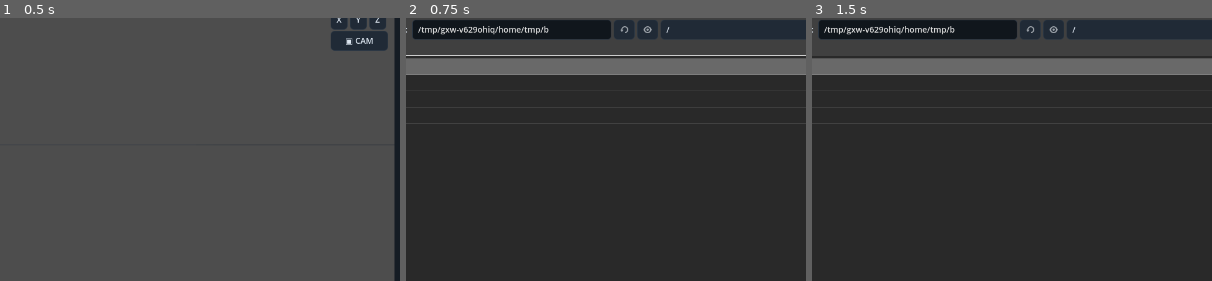
Above: before the commit, frames 1-3 (left to right).
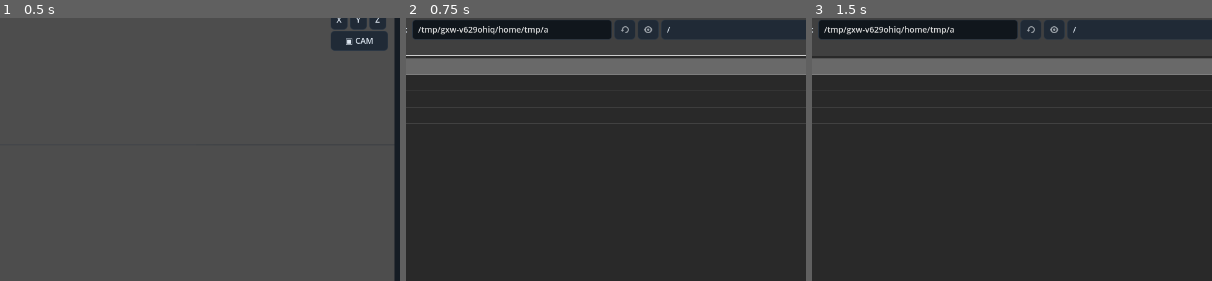
Above: after the commit, the same moments.

Repository: Onnevan/Kabuki
Game: Godot game, scene res://editor/main.tscn
Same seed, same stepped clock (60 frames per second), same inputs: the game is played once before the commit and once after it.
Inputs (mouse positions are % of the whole screen's width and height, from its top left):
- Up to frame 1 (0.5 s): no input
- Up to frame 2 (0.75 s): click "＋ IMPORT" at 0.5 s
- Up to frame 3 (1.5 s): click (37, 77) at 1.27 s; type "12" at 1.35 s
The pictures show only the part of the screen within x 27-77%, y 16-65%; the shares and areas given below are measured in that part.

Frame 1 is identical in both runs. In frame 2, less than 0.1% of the frame differs, in the area x 34-66%, y 3-6%; in frame 3, less than 0.1%.

Commit message:
Wire painter presets smudge and lasso fill

Diff:
--- a/editor/main.gd
+++ b/editor/main.gd
@@ -720,12 +720,20 @@
 	%BitmapBrush.pressed.connect(func(): _set_bitmap_tool(0))
 	%BitmapPencil.pressed.connect(func(): _set_bitmap_tool(1))
 	%BitmapEraser.pressed.connect(func(): _set_bitmap_tool(2))
+	%BitmapSmudge.pressed.connect(func(): _set_bitmap_tool(7))
+	%BitmapLassoFill.pressed.connect(func(): _set_bitmap_tool(8))
 	%BitmapLine.pressed.connect(func(): _set_bitmap_tool(3))
 	%BitmapRect.pressed.connect(func(): _set_bitmap_tool(4))
 	%BitmapEllipse.pressed.connect(func(): _set_bitmap_tool(5))
 	%BitmapFillTool.pressed.connect(func(): _set_bitmap_tool(6))
 	%BitmapClear.pressed.connect(%DrawingCanvas.clear_canvas)
 	%BitmapCommit.pressed.connect(%DrawingCanvas.finish_bitmap)
+	%BrushPreset.clear()
+	for preset_name in ["Ink", "Soft", "Airbrush", "Chalk"]:
+		%BrushPreset.add_item(preset_name)
+	%BrushPreset.item_selected.connect(func(index: int): %DrawingCanvas.set_brush_preset(index))
+	%BrushOpacity.value_changed.connect(func(value: float): %DrawingCanvas.opacity = value)
+	%BrushHardness.value_changed.connect(func(value: float): %DrawingCanvas.hardness = value)
 	var cel_popup: PopupMenu = %CelMenu.get_popup()
 	cel_popup.clear()
 	for label in ["New Empty Cel", "Duplicate Previous Cel", "Delete Cel", "Hold", "Morph"]:
@@ -736,12 +744,12 @@
 func _set_bitmap_tool(tool: int) -> void:
 	_on_draw_bitmap_pressed()
 	%DrawingCanvas.set_tool(tool)
-	status.text = ["Brush", "Pencil", "Bitmap Eraser", "Line", "Rectangle", "Ellipse", "Fill"][tool]
+	status.text = ["Brush", "Pencil", "Bitmap Eraser", "Line", "Rectangle", "Ellipse", "Fill", "Smudge", "Lasso Fill"][tool]
 	_update_drawing_tool_ui()
 
 func _update_drawing_tool_ui() -> void:
 	var bitmap: bool = bool(%DrawingCanvas.bitmap_mode)
-	for control in [%BitmapBrush,%BitmapPencil,%BitmapEraser,%BitmapLine,%BitmapRect,%BitmapEllipse,%BitmapFillTool,%BitmapClear,%BitmapCommit]:
+	for control in [%BitmapBrush,%BitmapPencil,%BitmapSmudge,%BitmapLassoFill,%BitmapEraser,%BitmapLine,%BitmapRect,%BitmapEllipse,%BitmapFillTool,%BitmapClear,%BitmapCommit,%BrushPreset,%BrushOpacity,%BrushHardness]:
 		control.visible = bitmap
 	%SculptMode.visible = drawing_sculpt_active
 	%SculptStrength.visible = drawing_sculpt_active
